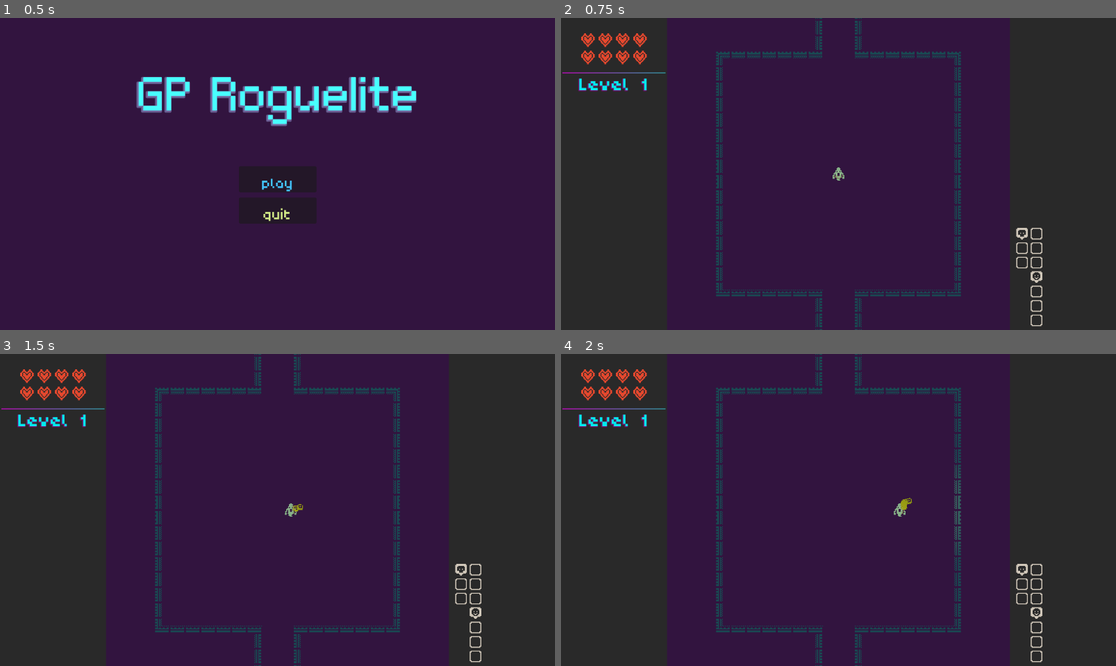
Above: before the commit, frames 1-4 (two rows, left to right).
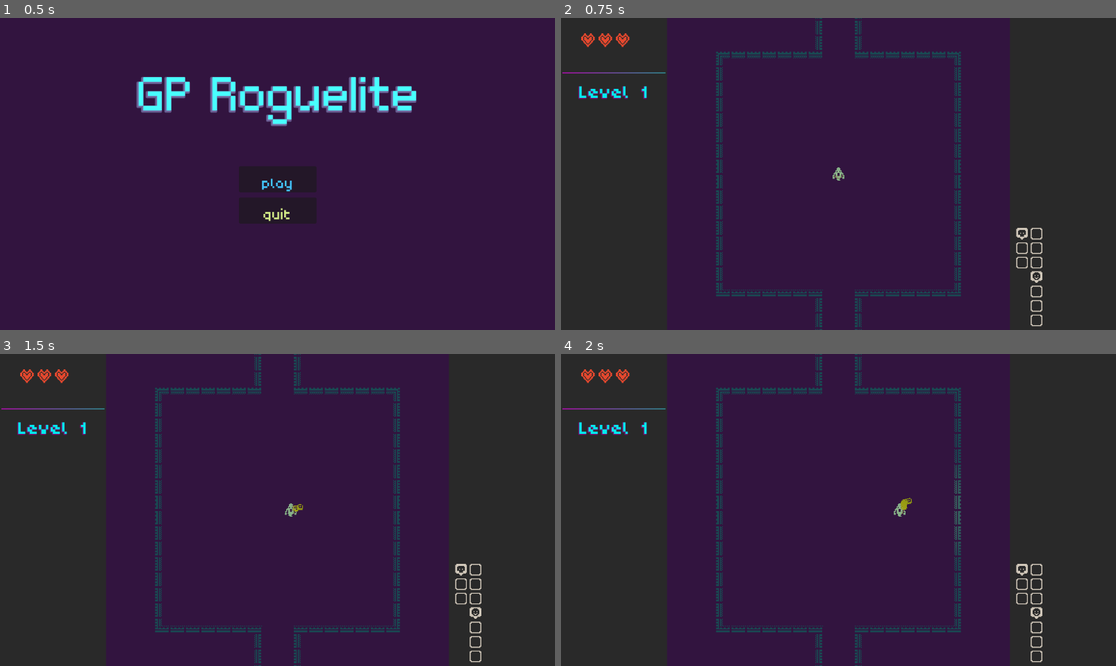
Above: after the commit, the same moments.

Repository: efredericks/gp-roguelite
Game: Godot game, scene res://scenes/menu.tscn
Same seed, same stepped clock (60 frames per second), same inputs: the game is played once before the commit and once after it. Sound files missing from this copy of the repository are replaced by a short silence.
Inputs (mouse positions are in pixels of both pictures, inside the frame that each line leads up to):
- Up to frame 1 (0.5 s): no input
- Up to frame 2 (0.75 s): click "play" at 0.5 s
- Up to frame 3 (1.5 s): tap Enter at 1.25 s; move the mouse to (399, 494) at 1.27 s; press the mouse at (399, 494) at 1.28 s; hold D (move_right) from 1.28 s (still down)
- Up to frame 4 (2 s): keep holding D (move_right)

Frame 1 is identical in both runs. In frame 2, 0.8% of the frame differs, in the area x 3-16%, y 4-27%; in frame 3, 0.8%; in frame 4, 0.8%.

Commit message:
heart drop

Diff:
--- a/scenes/enemies/enemy.tscn
+++ b/scenes/enemies/enemy.tscn
@@ -5,6 +5,7 @@
 [ext_resource type="PackedScene" uid="uid://3mk8jbfhb3ly" path="res://scenes/projectiles/projectile.tscn" id="2_fcftc"]
 [ext_resource type="AudioStream" uid="uid://b2kcx51cbnnt7" path="res://assets/audio/EnemyDamaged.wav" id="3_38ino"]
 [ext_resource type="PackedScene" uid="uid://chncfjnuy4svo" path="res://scenes/items/item_health.tscn" id="3_lu5c6"]
+[ext_resource type="PackedScene" uid="uid://bsaewlmu35vhf" path="res://scenes/items/heart_pot.tscn" id="4_nb6gf"]
 
 [sub_resource type="CapsuleShape2D" id="CapsuleShape2D_jyhfs"]
 radius = 6.0
@@ -20,6 +21,7 @@
 stop_range = 1.0
 projectile_scene = ExtResource("2_fcftc")
 hp_pot = ExtResource("3_lu5c6")
+heart_pot = ExtResource("4_nb6gf")
 
 [node name="Sprite" type="Sprite2D" parent="." unique_id=678311664]
 texture = ExtResource("2_38ino")
--- a/scenes/enemies/enemy_boss.tscn
+++ b/scenes/enemies/enemy_boss.tscn
@@ -2,11 +2,14 @@
 
 [ext_resource type="PackedScene" uid="uid://b37onasdp1ora" path="res://scenes/enemies/enemy.tscn" id="1_ydy32"]
 
-[node name="enemy" unique_id=1570522543 groups=["enemy"] instance=ExtResource("1_ydy32")]
+[node name="enemy" unique_id=1570522543 instance=ExtResource("1_ydy32")]
 currHP = 20
 maxHP = 20
 attack_range = 15.0
 attack_rate = 0.3
+is_shooter = true
+shoot_pattern = 1
+is_boss = true
 
 [node name="Sprite" parent="." index="0" unique_id=678311664]
 region_rect = Rect2(497, 17, 14, 14)
--- /dev/null
+++ b/scenes/items/heart_pot.tscn
@@ -0,0 +1,9 @@
+[gd_scene format=3 uid="uid://bsaewlmu35vhf"]
+
+[ext_resource type="PackedScene" uid="uid://yph04uxegycc" path="res://scenes/items/item.tscn" id="1_rw6cv"]
+
+[node name="Item" unique_id=1589097201 instance=ExtResource("1_rw6cv")]
+item_type = 3
+
+[node name="Sprite" parent="." index="0" unique_id=1754153613]
+region_rect = Rect2(673, 162, 14, 12)
--- a/scenes/main.tscn
+++ b/scenes/main.tscn
@@ -114,8 +114,8 @@
 layout_mode = 1
 anchors_preset = 10
 anchor_right = 1.0
-offset_top = 97.0
-offset_bottom = 155.0
+offset_top = 113.0
+offset_bottom = 171.0
 grow_horizontal = 2
 text = "Level: 1"
 label_settings = SubResource("LabelSettings_ya4ey")
--- a/scripts/enemy.gd
+++ b/scripts/enemy.gd
@@ -27,8 +27,11 @@
 @onready var sprite: Sprite2D = $Sprite
 @onready var avoidance_ray: RayCast2D = $AvoidanceRay
 
+@export_category("Various")
 @export var drop_chance: float = 0.2
 @export var hp_pot: PackedScene
+@export var is_boss: bool = false
+@export var heart_pot: PackedScene
 
 var last_attack_time: float
 var room: Room
@@ -101,10 +104,15 @@
 	# await $DamagedSound.finished # wait for final sound
 	GlobalSignals.OnDefeatEnemy.emit(self)
 
-	if randf() < drop_chance:
-		var item = hp_pot.instantiate()
+	if is_boss:
+		var item = heart_pot.instantiate()
 		get_tree().get_root().add_child.call_deferred(item)
 		item.global_position = global_position
+	else:
+		if randf() < drop_chance:
+			var item = hp_pot.instantiate()
+			get_tree().get_root().add_child.call_deferred(item)
+			item.global_position = global_position
 
 	queue_free()
 
--- a/scripts/game_state.gd
+++ b/scripts/game_state.gd
@@ -4,5 +4,6 @@
 var max_rooms_to_generate: int = 10
 var current_level: int = 1
 
-var player_hp: int = 8
-var player_max_hp: int = 8
+var player_base_hp: int = 3
+var player_hp: int = player_base_hp
+var player_max_hp: int = player_base_hp
--- a/scripts/item.gd
+++ b/scripts/item.gd
@@ -1,7 +1,7 @@
 extends Area2D
 
 enum ItemType {
-	HEALTH, SHOOT_RATE, MOVE_SPEED
+	HEALTH, SHOOT_RATE, MOVE_SPEED, HP_UPGRADE
 }
 
 @export var item_type: ItemType
@@ -32,7 +32,11 @@
 		body.shoot_rate -= item_value
 	elif item_type == ItemType.MOVE_SPEED:
 		body.move_speed += item_value
-
+	elif item_type == ItemType.HP_UPGRADE:
+		GameState.player_max_hp += 1
+		if GameState.player_max_hp > 8: GameState.player_max_hp = 8
+		body.maxHP = GameState.player_max_hp
+		body.heal(0) # heal for 0 to update sidebar
 
 	if clear_item:
 		body.get_node("ItemSound").play()
--- a/scripts/minimap.gd
+++ b/scripts/minimap.gd
@@ -13,7 +13,6 @@
 func _on_player_enter_room(room: Room):
 	if not room_gen:
 		room_gen = get_node("/root/main/RoomGeneration")
-
 		for child in get_children():
 			if child is TextureRect:
 				icons.append(child)
--- a/scripts/room_generation.gd
+++ b/scripts/room_generation.gd
@@ -28,6 +28,11 @@
 	print("Rooms to generate: " + str(rooms_to_generate))
 	level_text.text = "Level %d" % GameState.current_level
 	_generate()
+
+	player.currHP = GameState.player_base_hp
+	player.maxHP = GameState.player_base_hp
+	GameState.player_hp = GameState.player_base_hp
+	GameState.player_max_hp = GameState.player_base_hp
 
 	# debug
 	# for x in range(map_size):
